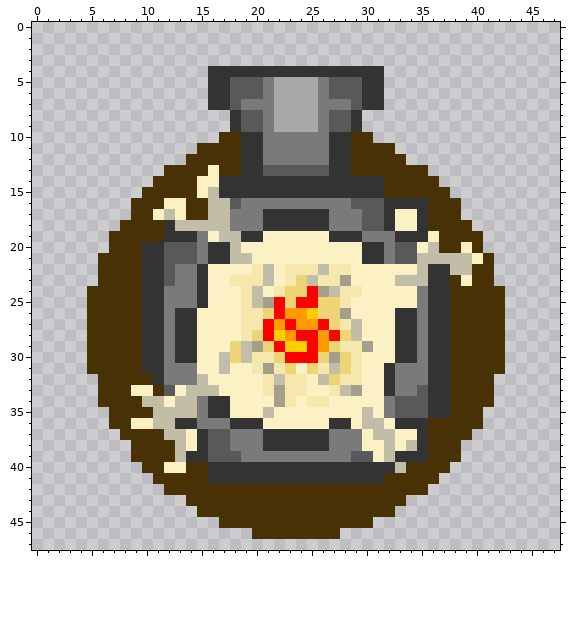
A pixel-art file gets an edit: Assets/Game Assets/Tower Defense Map/Towers/Kandila/Kandila_Weapon.aseprite. Above, as it was before the edit.
48x48 pixels, 1 frame.
Now the later version:
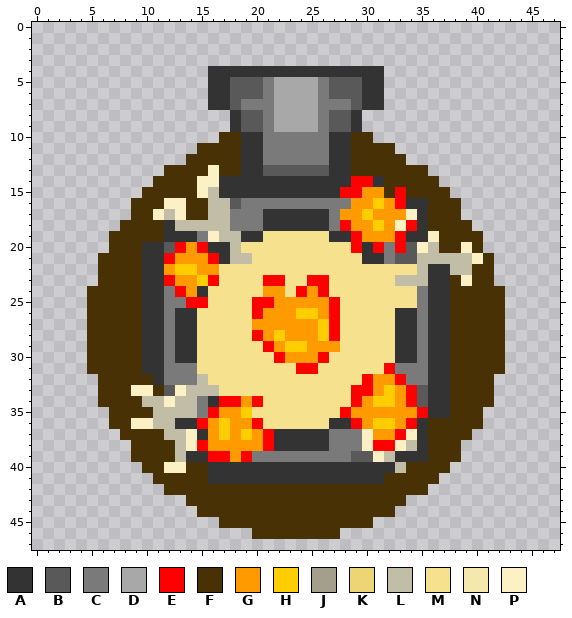
Palette (. is transparent): A #333333  B #595959  C #7a7a7a  D #a8a8a8  E #ff0000  F #493106  G #ff9a00  H #ffce00  J #a49f8a  K #edd474  L #c2bda7  M #f6e18e  N #f6e7ad  P #fcf1c4
Diff:
layer "level1" added
layer "level2" added
layer "level3" added
layer "Layer 1" removed
--- layer "level3"
@@ x 10..37 @@
 13 ..FFFFPFFAABBBBBBAAFFFFFFF..
-14 .FFFFPPAAAAAAAAAAAAAAAFFFFF.
-15 FFFFFPLAAAAAAAAAAAAAAAFFFFFF
-16 FFPPFFLLBCCCCCCCCCCBBBAAAAFF
-17 FPLPFFLLCCCAAAAAACCCBBAPPAFF
-18 FFALLLLLCCCAAAAAACCCBBAPPAFF
-19 FFAAACPLLAAPPPPPPAAACCCAAAPF
-20 AABBBCAALPPPPPPPPPPPAACBBPLF
-21 AABBBCAALLPPPPPPPPPPAACBBLLL
-22 AABCCAPPPPNLPNNNLNNPPPPPPLAA
-23 AABCCAPPNNNLPNKLNNJPPPPLLLAA
-24 AACCCAPPPNLPNKKEJLNNPPPPPCAA
-25 AACCCAPPPNLJEKEEKKNPPPPPPCAA
-26 AACAAPPPPNNKEGGHKKJPPPPAACAA
-27 AACAAPPPPNNEGEGGEKNLPPPAACAA
-28 AACAAPPPPNKEHGEEGEKLPPPAACAA
-29 AACAAPPPKLJKEHHEGKNNJPPAACAA
-30 AACAAPPLKLNNKEEEKJKNPPPAACAA
-31 AACCCPPLPPNJNKPKNLKNPPACCCAA
-32 FACCCLPPPPPNLNNPLKNNPPACCCAA
-33 PFBPLLLPPPPNJNNPPNLJPPACCBAA
-34 LLPLLCAAPPPPJNPNNPPPPPCBBBAA
-35 FLLLLCAAPPPLPPPPPPPPLPCBBBAA
-36 PLLAACCCAAAPPPPPPAAPLLPAAAFF
-37 FFLLPABBCCCAAAAAACCCPLLPPAFF
-38 FFFLPABBCCCAAAAAACCCPPLPLAFF
-39 FFFLAABBBCCCCCCCCCCBBPLAAAFF
+14 .FFFFPPAAAAAAAAAAAAEEAFFFFF.
+15 FFFFFPLAAAAAAAAAAAEEGGFEFFFF
+16 FFPPFFLLBCCCCCCCCCCGGHGEAAFF
+17 FPLPFFLLCCCAAAAAACGGHGGGPAFF
+18 FFALLLLLCCCAAAAAACEGGHGPEAFF
+19 FFAAACPLLAAMMMMMMAAEGGGEAAPF
+20 AABEGEAALMMMMMMMMMMEAECEBPLF
+21 AAEGGGEALLMMMMMMMMMMAACBBLLL
+22 AAGHHGGMMMMMMMMMMMMMMMMMMLAA
+23 AAEGGHEMMMMEEMMEEMMMMMMLLLAA
+24 AACEGAMMMMMGGMEGEMMMMMMMMCAA
+25 AACCEEMMMMEEGGGGGEMMMMMMMCAA
+26 AACAAMMMMMEGGGHHGEMMMMMAACAA
+27 AACAAMMMMMGGGGGGHEMMMMMAACAA
+28 AACAAMMMMMEGHGGGHEMMMMMAACAA
+29 AACAAMMMMMMEGHHGGGMMMMMAACAA
+30 AACAAMMMMMMMEGGGEMMMMMMAACAA
+31 AACCCMMMMMMMMMEEMMMMMMECCCAA
+32 FACCCLMMMMMMMMMMMMMMEGGECCAA
+33 PFBPLLLMMMMMMMMMMMMEEGHGEBAA
+34 LLPLLCAEEGEMMMMMMMMEGHHGEBAA
+35 FLLLLCEGGHMMMMMMMMEGGGGGGEAA
+36 PLLAAEGHGGEMMMMMMAAEGHHGEAFF
+37 FFLLPAGHGHGEAAAAACCCPGGEPAFF
+38 FFFLPEGGGGGEAAAAACCCPEEPLAFF
+39 FFFLAAEEGECCCCCCCCCBBPLAAAFF
 40 FFPPFFAAAAAAAAAAAAAAAAALFFFF
Where, in picture pixels (left, top, right, bottom), the same in both pictures:
changed: (164, 176, 428, 462)
